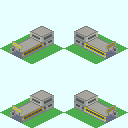
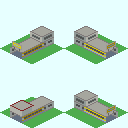
The second w=128, h=128 image is a revision of the first. Changes to its layers:
painted on "Subway_Station_Gateway_Single_S.png" over [10, 90, 54, 117]
